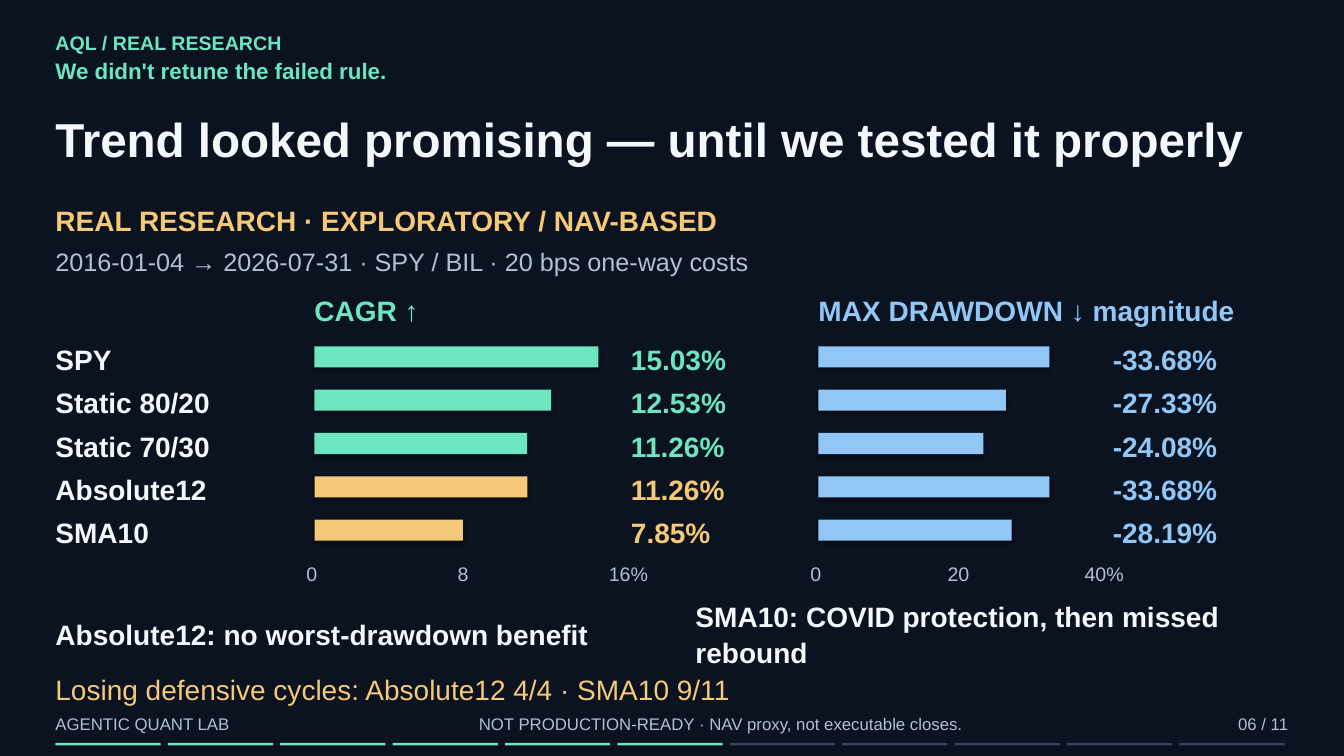
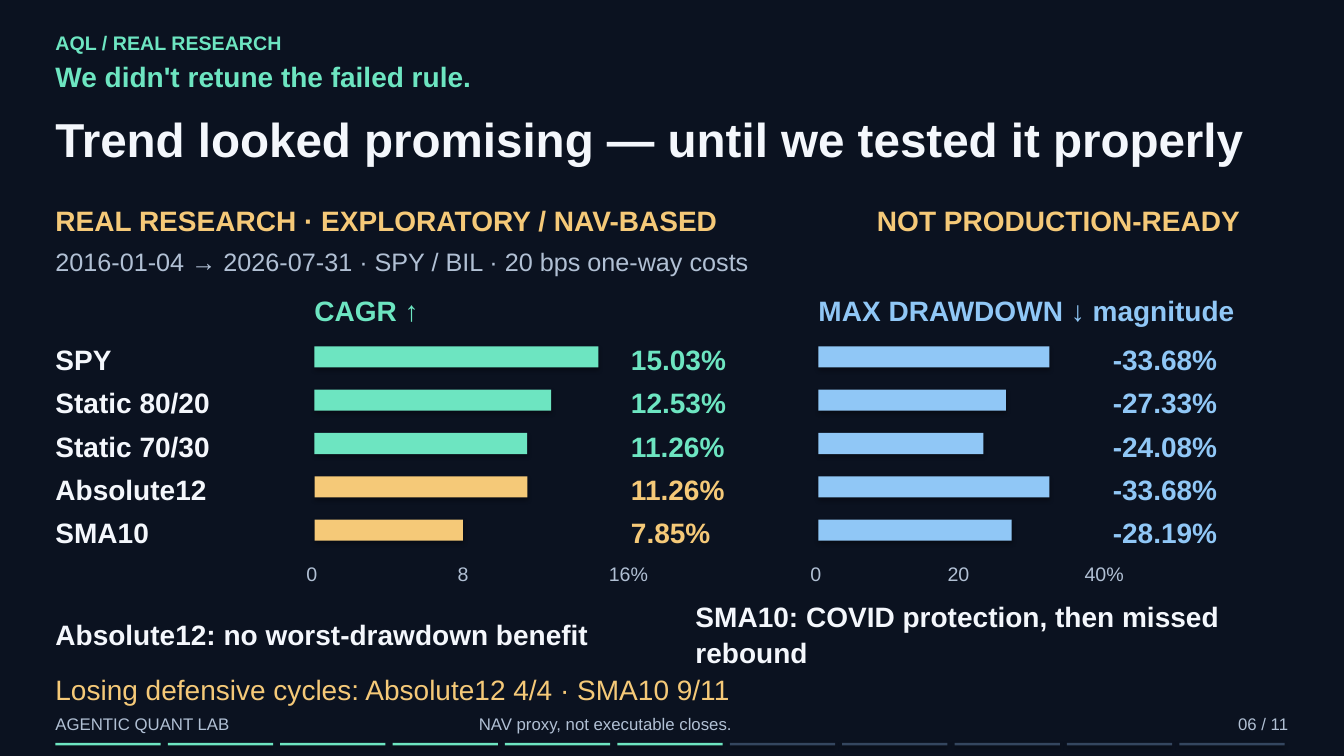
Before and after one commit to BruceGK/agentic-quant-lab, a slide deck: slide 6 of demo/Agentic-Quant-Lab-Demo.pptx. Drawn at 1344x756 pixels with LibreOffice and Linux fonts; fonts in the diff are those of the drawing. Boxes give left, top, right and bottom in pixels: in the first picture for what was removed or moved away, otherwise in the second. Text is boxed around its words. In the diff, an @@ line names an element or a change of style, - is before the commit and + after.

```diff
--- a/demo/Agentic-Quant-Lab-Demo.pptx
+++ b/demo/Agentic-Quant-Lab-Demo.pptx
@@ text "We didn't retune the failed ..." at box(55, 66, 471, 88): size 16 to 20 pt @@
@@ text added at box(877, 211, 1240, 232), 20 pt, text #F5C978, bold @@
+NOT PRODUCTION-READY
@@ text at box(479, 718, 731, 734): text changed @@
-NOT PRODUCTION-READY · NAV proxy, not executable closes.
+NAV proxy, not executable closes.
```
Also in this commit, not shown: 1 other slide changed, 16 other files.
